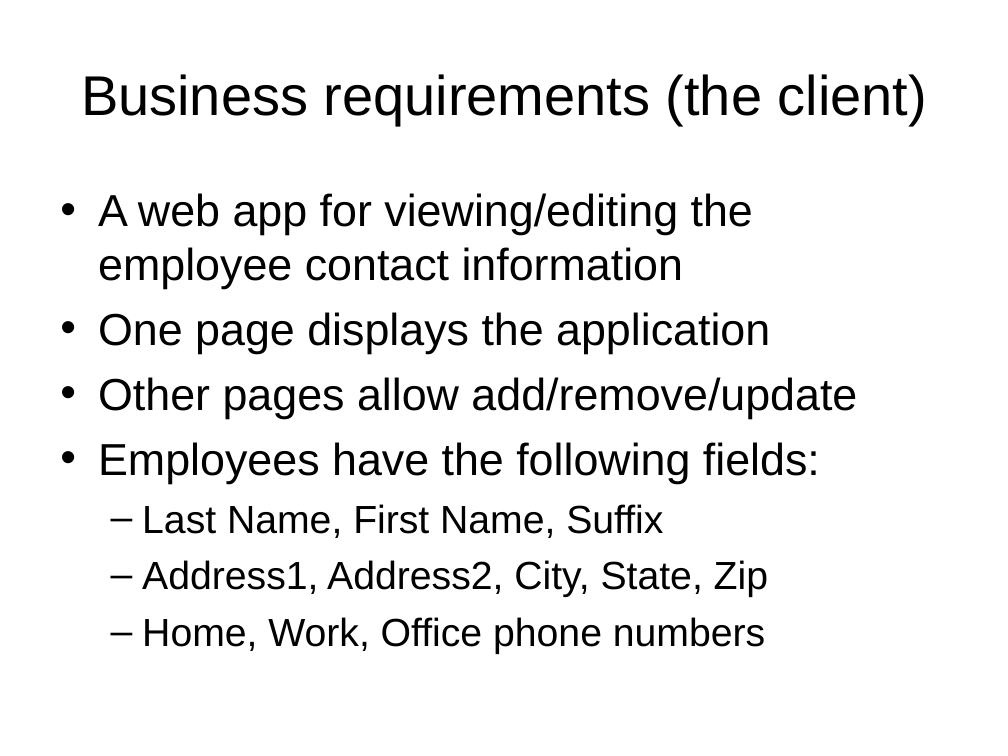
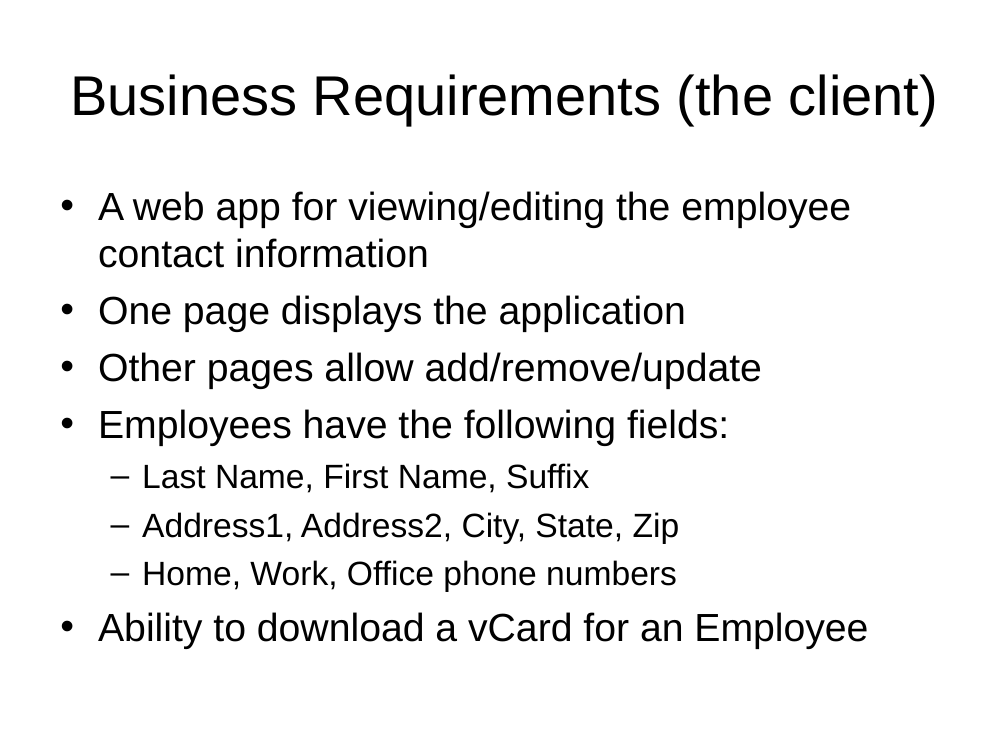
Before and after one commit to LIPHP/Employee-Contact-List, a slide deck: slide 11 of Docs/Using Microsoft SQL Server with PHP.ppt. Drawn at 1008x756 pixels with LibreOffice and Linux fonts; fonts in the diff are those of the drawing. Boxes give left, top, right and bottom in pixels: in the first picture for what was removed or moved away, otherwise in the second. Text is boxed around its words. In the diff, an @@ line names an element or a change of style, - is before the commit and + after.

```diff
--- a/Docs/Using Microsoft SQL Server with PHP.ppt
+++ b/Docs/Using Microsoft SQL Server with PHP.ppt
@@ title at box(70, 74, 938, 125): text changed @@
-Business requirements (the client)
+Business Requirements (the client)
@@ text at box(98, 191, 851, 592): size 32 to 28 pt in "A web app for viewing/editing the employee ...", "One page displays the application", "Other pages allow add/remove/update", "Employees have the following fields:"; size 28 to 24 pt in "Last Name, First Name, Suffix", "Address1, Address2, City, State, Zip", "Home, Work, Office phone numbers"; less space between paragraphs @@
@@ text at box(98, 612, 868, 649): paragraph added @@
+• Ability to download a vCard for an Employee
```
Also in this commit, not shown: 7 other slides changed, 8 slides added, 1 slide removed, 3 other files.
